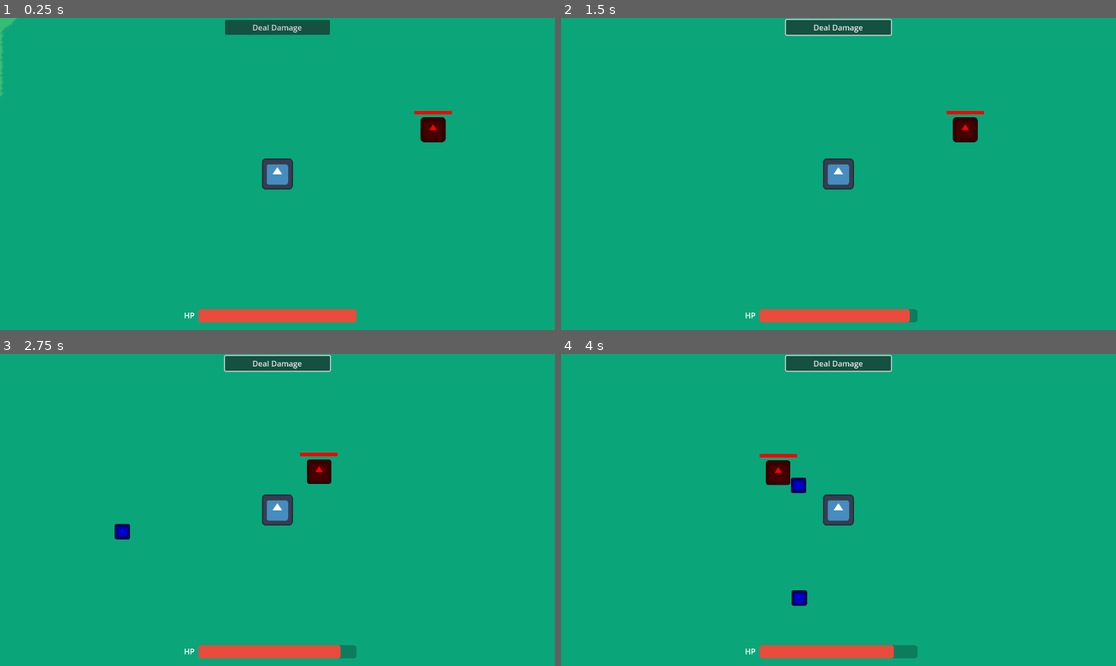
Above: before the commit, frames 1-4 (two rows, left to right).
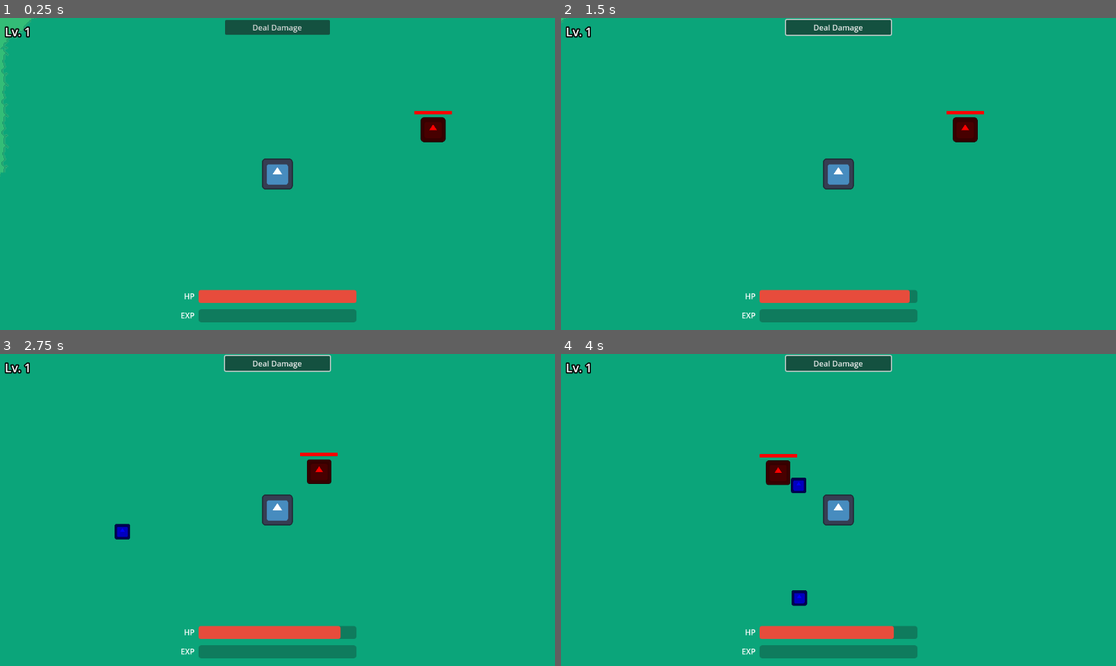
Above: after the commit, the same moments.

Repository: david8zhang/magical-researcher
Game: Godot game, scene res://scenes/Main.tscn
The game is run twice, just before and just after one commit, with the same random seed, the same clock (stepped at 60 frames per second) and the same inputs. The engine's default icon, where the game draws it, is replaced by a stand-in: a white triangle on a blue panel in a dark square.
Inputs (mouse positions are in pixels of both pictures, inside the frame that each line leads up to):
- Up to frame 1 (0.25 s): no input
- Up to frame 2 (1.5 s): click "Deal Damage" at 0.5 s; move the mouse to (960, 158) at 1.27 s; hold D (move_right) from 1.28 s (still down); click (960, 158) at 1.42 s
- Up to frame 3 (2.75 s): release D (move_right) at 2 s; drag from (166, 525) to (294, 488) at 2.02 s
- Up to frame 4 (4 s): move the mouse to (894, 441) at 2.77 s; hold D (move_right) 2.78-3.5 s; drag from (810, 572) to (672, 463) at 3.52 s

The runs differ from the first frame. In frame 1, 3.0% of the frame differs, in the area x 0-65%, y 0-98%; in frame 2, 2.5%; in frame 3, 2.4%; in frame 4, 2.4%.

Commit message:
added EXP gain logic

Diff:
--- a/prefabs/Player.tscn
+++ b/prefabs/Player.tscn
@@ -8,6 +8,13 @@
 
 [sub_resource type="StyleBoxFlat" id="StyleBoxFlat_cpirc"]
 bg_color = Color(0.905882, 0.298039, 0.235294, 1)
+corner_radius_top_left = 5
+corner_radius_top_right = 5
+corner_radius_bottom_right = 5
+corner_radius_bottom_left = 5
+
+[sub_resource type="StyleBoxFlat" id="StyleBoxFlat_lcubc"]
+bg_color = Color(0.890196, 0.701961, 0.301961, 1)
 corner_radius_top_left = 5
 corner_radius_top_right = 5
 corner_radius_bottom_right = 5
@@ -26,6 +33,18 @@
 
 [node name="CanvasLayer" type="CanvasLayer" parent="."]
 
+[node name="LevelLabel" type="Label" parent="CanvasLayer"]
+offset_left = 10.0
+offset_top = 10.0
+offset_right = 65.0
+offset_bottom = 48.0
+theme_override_colors/font_outline_color = Color(0, 0, 0, 1)
+theme_override_constants/outline_size = 10
+theme_override_font_sizes/font_size = 25
+text = "Lv. 1"
+horizontal_alignment = 2
+vertical_alignment = 1
+
 [node name="HPLabel" type="Label" parent="CanvasLayer"]
 anchors_preset = 7
 anchor_left = 0.5
@@ -33,9 +52,9 @@
 anchor_right = 0.5
 anchor_bottom = 1.0
 offset_left = -212.0
-offset_top = -43.0
+offset_top = -83.0
 offset_right = -172.0
-offset_bottom = -17.0
+offset_bottom = -57.0
 grow_horizontal = 2
 grow_vertical = 0
 text = "HP"
@@ -49,9 +68,9 @@
 anchor_right = 0.5
 anchor_bottom = 1.0
 offset_left = -164.0
-offset_top = -43.0
+offset_top = -83.0
 offset_right = 164.0
-offset_bottom = -16.0
+offset_bottom = -56.0
 grow_horizontal = 2
 grow_vertical = 0
 theme_override_styles/fill = SubResource("StyleBoxFlat_cpirc")
@@ -59,3 +78,35 @@
 value = 100.0
 rounded = true
 show_percentage = false
+
+[node name="EXPLabel" type="Label" parent="CanvasLayer"]
+anchors_preset = 7
+anchor_left = 0.5
+anchor_top = 1.0
+anchor_right = 0.5
+anchor_bottom = 1.0
+offset_left = -212.0
+offset_top = -43.0
+offset_right = -172.0
+offset_bottom = -17.0
+grow_horizontal = 2
+grow_vertical = 0
+text = "EXP"
+horizontal_alignment = 2
+vertical_alignment = 1
+
+[node name="EXPBar" type="ProgressBar" parent="CanvasLayer"]
+anchors_preset = 7
+anchor_left = 0.5
+anchor_top = 1.0
+anchor_right = 0.5
+anchor_bottom = 1.0
+offset_left = -164.0
+offset_top = -43.0
+offset_right = 164.0
+offset_bottom = -16.0
+grow_horizontal = 2
+grow_vertical = 0
+theme_override_styles/fill = SubResource("StyleBoxFlat_lcubc")
+step = 1.0
+show_percentage = false
--- a/scenes/Main.tscn
+++ b/scenes/Main.tscn
@@ -56,6 +56,7 @@
 
 [node name="TileMap" type="TileMap" parent="."]
 position = Vector2(1, 1)
+scale = Vector2(2, 2)
 tile_set = SubResource("TileSet_iyu7n")
 format = 2
 script = ExtResource("4_34inj")
--- a/scripts/Player.gd
+++ b/scripts/Player.gd
@@ -2,6 +2,8 @@
 extends CharacterBody2D
 
 @onready var healthbar = $CanvasLayer/HPBar as ProgressBar
+@onready var expbar =$CanvasLayer/EXPBar as ProgressBar
+@onready var level_label = $CanvasLayer/LevelLabel as Label
 @onready var camera = $Camera2D as Camera2D
 var active_spell: DamageSpell
 
@@ -11,12 +13,18 @@
 var max_hp = 100
 var speed = 300
 
+var exp_points = 0
+var curr_level = 1
+
 signal on_death
 
 func _ready():
 	active_spell = SpellManager.instance.basic_spell.instantiate() as BasicSpell
 	healthbar.max_value = max_hp
 	add_child(active_spell)
+	var required_exp_points = 100 * (2 ** curr_level - 1)
+	expbar.max_value = required_exp_points
+	expbar.value = exp_points
 
 func _physics_process(_delta):
 	var new_velocity = Vector2.ZERO
@@ -47,3 +55,21 @@
 	healthbar.value -= damage
 	if healthbar.value == 0:
 		on_death.emit()
+
+func gain_exp(exp_value: int) -> void:
+	var levels_gained = 0
+	var total_after_gain = expbar.value + exp_value
+	var required_for_next_level = expbar.max_value
+	print(expbar.max_value)
+	while total_after_gain >= required_for_next_level:
+		total_after_gain -= required_for_next_level
+		levels_gained += 1
+		required_for_next_level = 100 * 2 ** (curr_level + levels_gained)
+	print(total_after_gain)
+	print(curr_level)
+	print(levels_gained)
+	expbar.value = total_after_gain
+	curr_level += levels_gained
+	if levels_gained > 0:
+		level_label.text = "Lv. " + str(curr_level)
+		expbar.max_value = 100 * 2 ** (curr_level - 1)
--- a/scripts/enemies/BasicEnemy.gd
+++ b/scripts/enemies/BasicEnemy.gd
@@ -8,3 +8,7 @@
 	active_spell = SpellManager.instance.basic_spell.instantiate() as BasicSpell
 	active_spell.caster = self
 	add_child(active_spell)
+
+func on_death():
+	var player = game.player as Player
+	player.gain_exp(exp_reward)
--- a/scripts/enemies/Enemy.gd
+++ b/scripts/enemies/Enemy.gd
@@ -18,8 +18,7 @@
 var defense = 5
 var max_hp = 100
 var speed = 250
-
-signal on_death
+var exp_reward = 100
 
 @onready var game = get_node("/root/Main") as Game
 @onready var healthbar = $ProgressBar as ProgressBar
@@ -65,5 +64,8 @@
 func take_damage(damage):
 	healthbar.value -= damage
 	if healthbar.value == 0:
-		on_death.emit()
+		on_death()
 		queue_free()
+
+func on_death():
+	pass
Not shown: 1 places in prefabs/Player.tscn that only renumber resources
